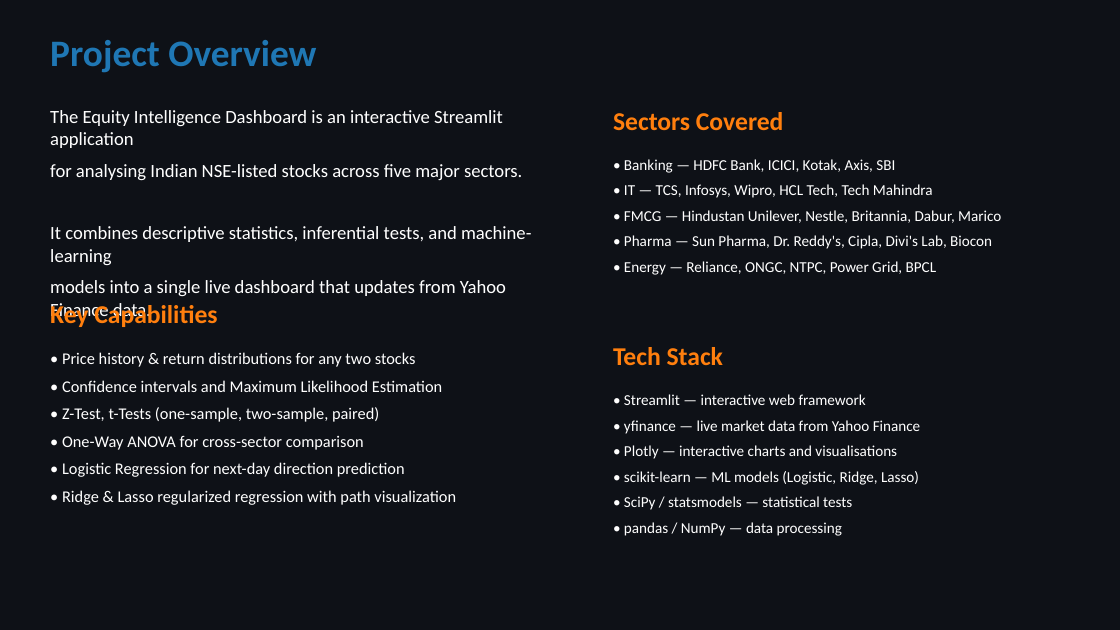
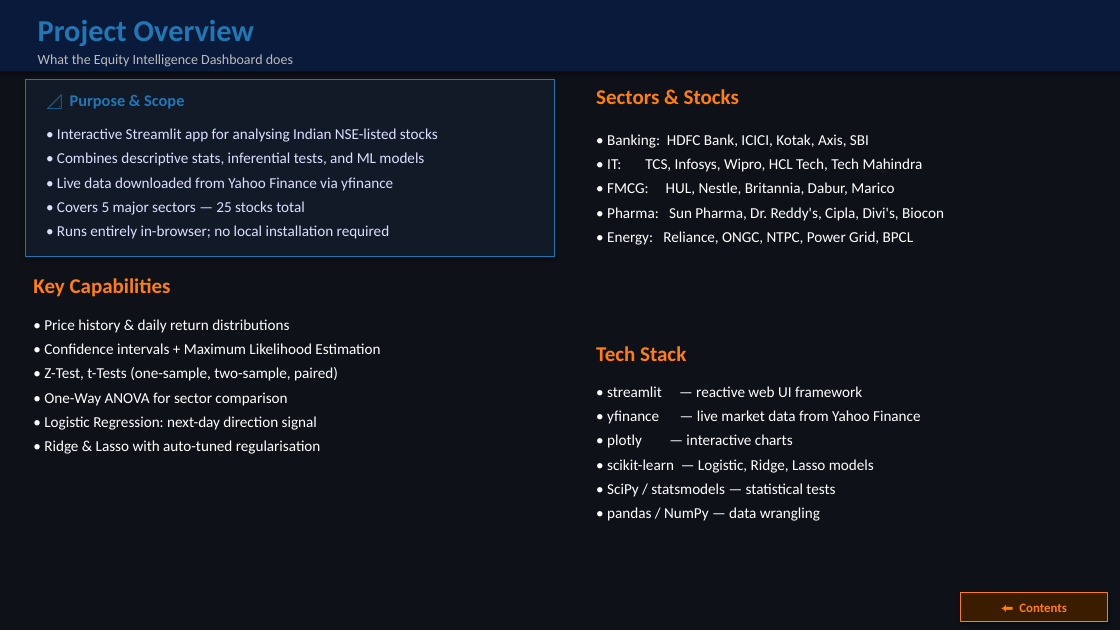
Before and after one commit to AbishSajiNMIMS/Equity-Intelligence-Dashboard-2, a slide deck: slide 3 of Equity_Intelligence_Dashboard_Presentation.pptx (slide 2 before the commit). Drawn at 1120x630 pixels with LibreOffice and Linux fonts; fonts in the diff are those of the drawing. Boxes give left, top, right and bottom in pixels: in the first picture for what was removed or moved away, otherwise in the second. Text is boxed around its words. In the diff, an @@ line names an element or a change of style, - is before the commit and + after.

```diff
--- a/Equity_Intelligence_Dashboard_Presentation.pptx
+++ b/Equity_Intelligence_Dashboard_Presentation.pptx
@@ rectangle added at box(0, 0, 1120, 71), fill #0A1A3A @@
@@ text "Project Overview": place and size @@
-text "Project Overview" at box(50, 40, 316, 73)
+text "Project Overview" at box(38, 20, 254, 46)
@@ text "Project Overview" at box(38, 20, 254, 46): size 32 to 26 pt @@
@@ text added at box(38, 54, 293, 67), 12 pt, text #BBBBBB @@
+What the Equity Intelligence Dashboard does
@@ rectangle added at box(25, 80, 555, 256), fill #121A28, outline #1F77B4 1 pt @@
@@ text at box(596, 89, 739, 104): text changed; size 22 to 18 pt @@
-Sectors Covered
+Sectors & Stocks
@@ text added at box(70, 95, 184, 109), 14 pt, text #1F77B4, bold @@
+📐 Purpose & Scope
@@ text at box(57, 128, 438, 239): text changed; size 16 to 13 pt; text colour #FFFFFF to #DDDDFF @@
-The Equity Intelligence Dashboard is an interactive Streamlit application
-for analysing Indian NSE-listed stocks across five major sectors.
-It combines descriptive statistics, inferential tests, and machine-learning
-models into a single live dashboard that updates from Yahoo Finance data.
+• Interactive Streamlit app for analysing Indian NSE-listed stocks
+• Combines descriptive stats, inferential tests, and ML models
+• Live data downloaded from Yahoo Finance via yfinance
+• Covers 5 major sectors — 25 stocks total
+• Runs entirely in-browser; no local installation required
@@ text at box(607, 134, 944, 245): text changed @@
-• Banking — HDFC Bank, ICICI, Kotak, Axis, SBI
-• IT — TCS, Infosys, Wipro, HCL Tech, Tech Mahindra
-• FMCG — Hindustan Unilever, Nestle, Britannia, Dabur, Marico
-• Pharma — Sun Pharma, Dr. Reddy's, Cipla, Divi's Lab, Biocon
-• Energy — Reliance, ONGC, NTPC, Power Grid, BPCL
+• Banking: HDFC Bank, ICICI, Kotak, Axis, SBI
+• IT: TCS, Infosys, Wipro, HCL Tech, Tech Mahindra
+• FMCG: HUL, Nestle, Britannia, Dabur, Marico
+• Pharma: Sun Pharma, Dr. Reddy's, Cipla, Divi's, Biocon
+• Energy: Reliance, ONGC, NTPC, Power Grid, BPCL
@@ text "Key Capabilities" at box(33, 278, 171, 297): size 22 to 18 pt @@
@@ text "Key Capabilities": place and size @@
-text "Key Capabilities" at box(50, 303, 217, 327)
+text "Key Capabilities" at box(33, 278, 171, 297)
@@ text "• Price history & daily ...": place and size @@
-text "• Price history & daily ..." at box(62, 352, 456, 505)
+text "• Price history & daily ..." at box(44, 319, 380, 454)
@@ text at box(44, 319, 380, 354): text changed; size 14 to 13 pt @@
-• Price history & return distributions for any two stocks
-• Confidence intervals and Maximum Likelihood Estimation
+• Price history & daily return distributions
+• Confidence intervals + Maximum Likelihood Estimation
@@ text "Tech Stack": place and size @@
-text "Tech Stack" at box(613, 347, 723, 365)
+text "Tech Stack" at box(596, 346, 686, 361)
@@ text "Tech Stack" at box(596, 346, 686, 361): size 22 to 18 pt @@
@@ text at box(44, 367, 338, 381): size 14 to 13 pt in "• Z-Test, t-Tests (one-sample, two-sample, paired)"; less space between paragraphs @@
@@ text "• streamlit — reactive web ...": place and size @@
-text "• streamlit — reactive web ..." at box(624, 394, 921, 536)
+text "• streamlit — reactive web ..." at box(607, 386, 921, 521)
@@ text at box(607, 386, 862, 397): text changed @@
-• Streamlit — interactive web framework
+• streamlit — reactive web UI framework
@@ text at box(44, 392, 321, 454): text changed; size 14 to 13 pt @@
-• One-Way ANOVA for cross-sector comparison
-• Logistic Regression for next-day direction prediction
-• Ridge & Lasso regularized regression with path visualization
+• One-Way ANOVA for sector comparison
+• Logistic Regression: next-day direction signal
+• Ridge & Lasso with auto-tuned regularisation
@@ text at box(607, 410, 921, 497): less space between paragraphs @@
@@ text at box(607, 434, 874, 473): text changed @@
-• Plotly — interactive charts and visualisations
-• scikit-learn — ML models (Logistic, Ridge, Lasso)
+• plotly — interactive charts
+• scikit-learn — Logistic, Ridge, Lasso models
@@ text at box(607, 507, 820, 521): text changed @@
-• pandas / NumPy — data processing
+• pandas / NumPy — data wrangling
@@ rectangle added at box(960, 592, 1107, 622), fill #3A1C00, outline #FF7F0E 1 pt, 11 pt, text #FF7F0E, bold @@
+⬅ Contents
```
Also in this commit, not shown: 5 other slides changed, 14 slides added, 7 slides removed.
